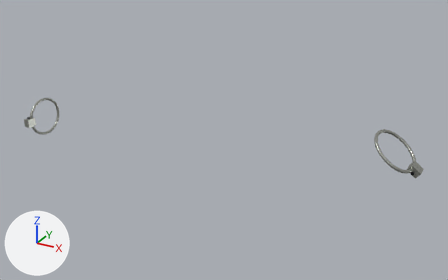
Renders of the glTF model public/parts/heater-hose-supports.glb from each side of a commit.
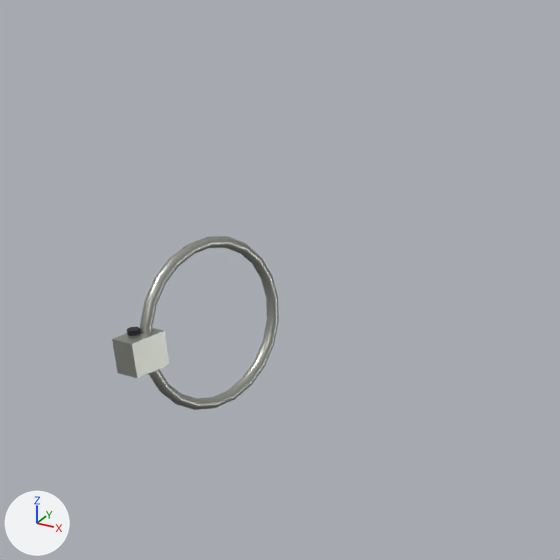
The first picture shows the older version from a 50 mm lens placed at (406.0, -785.0, 183.0), pointed at (190.0, -394.0, -12.0). The close-ups show the older and then the newer version on the part from 0% to 27% of the width and 17% to 60% of the height of that picture. Only the edits that show in the close-ups are written down. The lights are fixed; the arrows at lower left show +X, +Y and +Z. Vertices at exactly the same position are counted once.
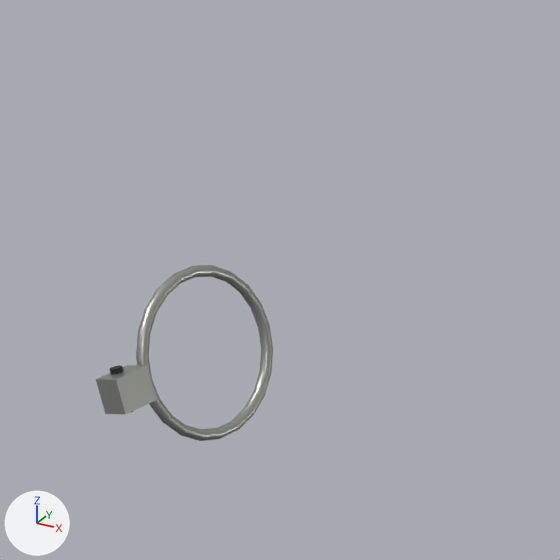
Location of each change, [x1, y1, x2, y2] in pixels of the close-ups (560 x 560 px; the box of a moved part takes in the faces that stretch with it):
'Mesh_0.001', reshaped, moved, turned, rescaled: before [112, 236, 279, 410]; after [96, 265, 273, 441]
'Mesh_1.001', moved, turned: before [127, 327, 140, 336]; after [109, 365, 133, 413]
part 1 of me_mesh_0, moved or reshaped: before [140, 236, 279, 410]; after [136, 265, 273, 441]
part 2 of me_mesh_0, moved or reshaped: before [112, 328, 170, 378]; after [96, 365, 156, 414]

What changed in the scene script:
```text
Change me_mesh_0:
    used by ob_mesh_0_001; parent = ob_heater_hose_supports_inst0; location = (4.664, -400.0, -26.1); rotation_euler = (1.602, 0.00195, -1.633), in degrees (92, 0.1, -94); scale = (19.5, 19.5, 19.5)
    remove me_mesh_0.from_pydata(...)  # 184 vertices, 364 faces; spans x -1.0..1.0, y -0.88..0.88, z -0.14..0.14
    add me_mesh_0.from_pydata(...)  # 184 vertices, 364 faces; spans x -1.0..1.0, y -0.8..0.8, z -0.13..0.13
    me_mesh_0 part 1: the loose piece of 176 vertices spanning x -1.0..0.78, y -0.88..0.88, z -0.06..0.06 is scaled about its middle by 0.915, then moved by (-0.08, 0.0, 0.0)
    me_mesh_0 part 2: the loose piece of 8 vertices spanning x 0.59..1.0, y -0.18..0.18, z -0.14..0.14 is scaled about its middle by 0.914, then moved by (0.02, 0.0, 0.0)
Change ob_mesh_0_001:
    ob_mesh_0_001.location: (4.664, -400.0, -26.1) -> (4.8, -404.0, -31.6)
    ob_mesh_0_001.rotation_euler: (1.602, 0.00195, -1.633) -> (1.756, 0.0, -1.571)  # degrees (92, 0.1, -94) -> degrees (101, 0, -90)
    ob_mesh_0_001.scale: (19.5, 19.5, 19.5) -> (21.4, 21.4, 21.4)
Change ob_mesh_1_001:
    ob_mesh_1_001.location: (2.5, -415.4, -26.17) -> (3.621, -421.4, -31.82)
    ob_mesh_1_001.rotation_euler: (1.602, 0.00195, -1.633) -> (1.756, 0.0, -1.571)  # degrees (92, 0.1, -94) -> degrees (101, 0, -90)
```
